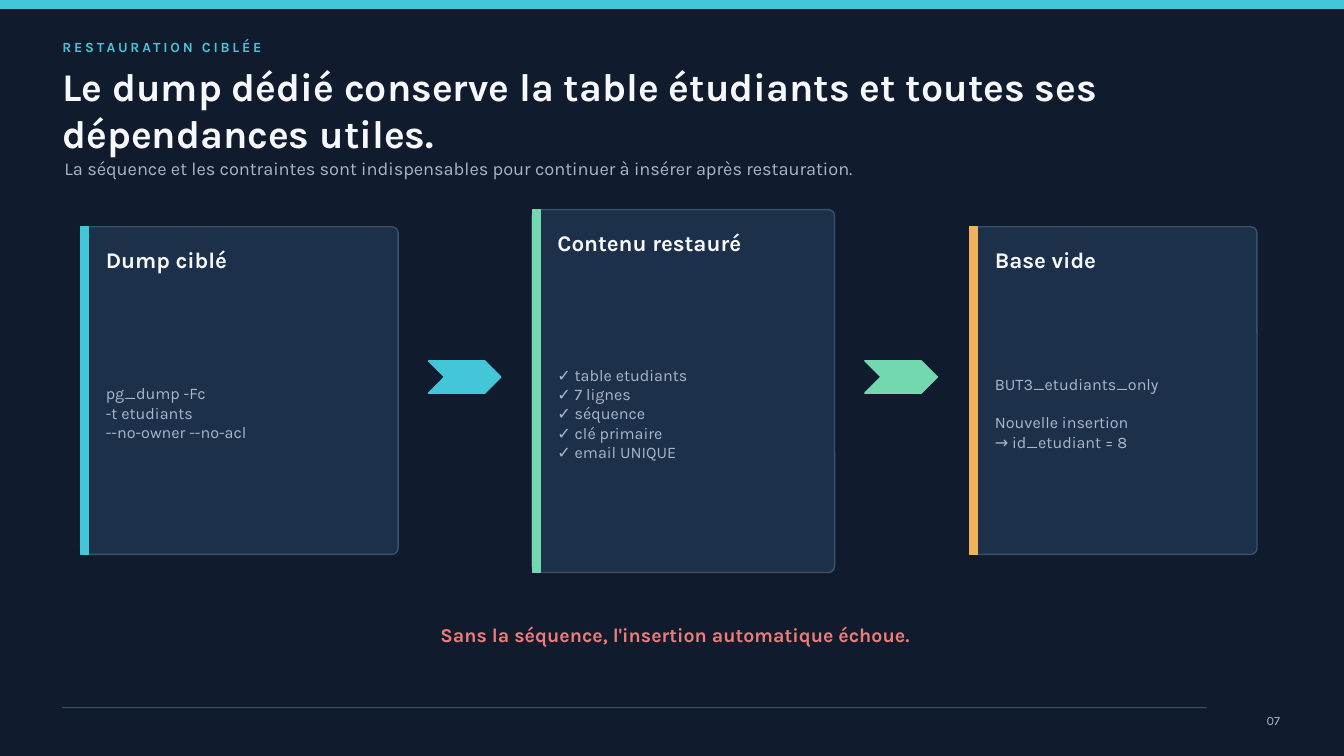
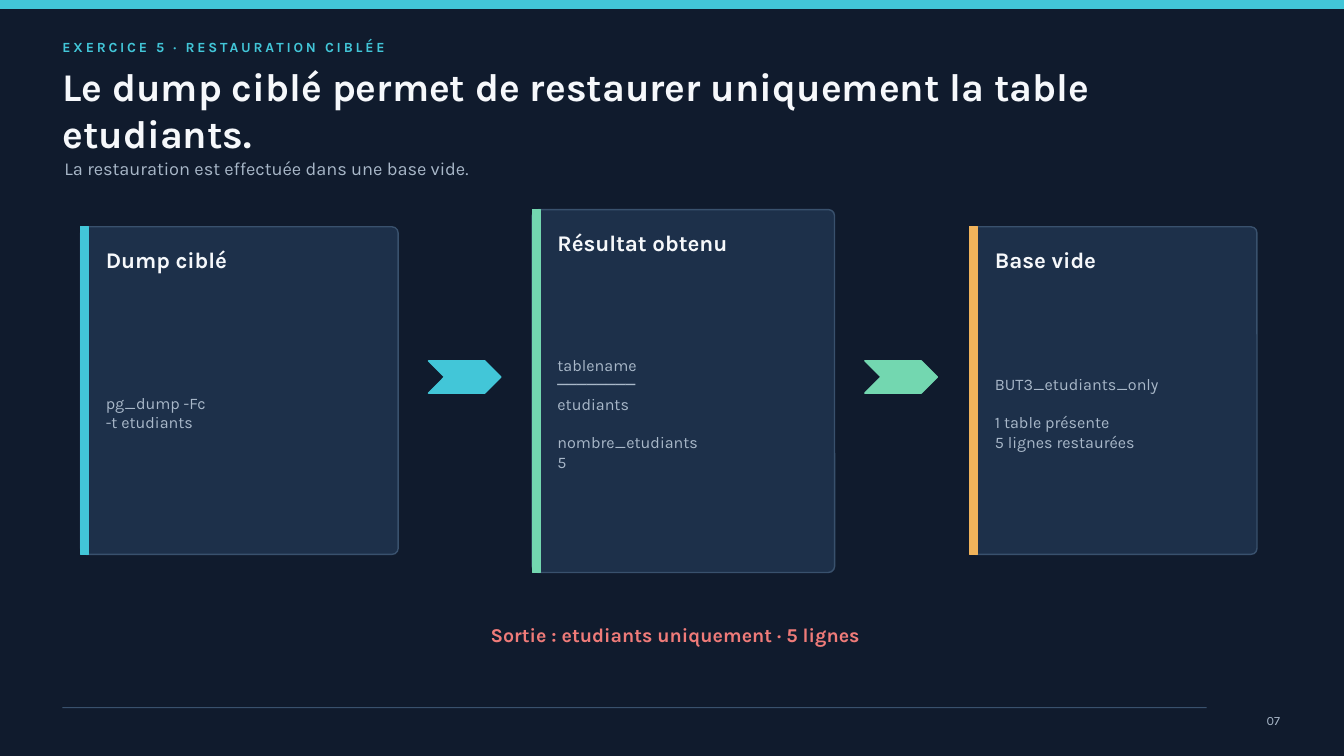
Before and after one commit to BornetFloryan/tp-postgresql, a slide deck: slide 7 of presentation/TP_PostgreSQL_Multilingue.pptx. Drawn at 1344x756 pixels with LibreOffice and Linux fonts; fonts in the diff are those of the drawing. Boxes give left, top, right and bottom in pixels: in the first picture for what was removed or moved away, otherwise in the second. Text is boxed around its words. In the diff, an @@ line names an element or a change of style, - is before the commit and + after.

```diff
--- a/presentation/TP_PostgreSQL_Multilingue.pptx
+++ b/presentation/TP_PostgreSQL_Multilingue.pptx
@@ text at [62, 39, 384, 52]: text changed @@
-RESTAURATION CIBLÉE
+EXERCICE 5 · RESTAURATION CIBLÉE
@@ text at [62, 70, 1089, 149]: text changed @@
-Le dump dédié conserve la table étudiants et toutes ses dépendances utiles.
+Le dump ciblé permet de restaurer uniquement la table etudiants.
@@ text at [64, 161, 469, 175]: text changed @@
-La séquence et les contraintes sont indispensables pour continuer à insérer après restauration.
+La restauration est effectuée dans une base vide.
@@ text at [557, 233, 727, 252]: text changed @@
-Contenu restauré
+Résultat obtenu
@@ text at [557, 360, 697, 468]: text changed @@
-✓ table etudiants
-✓ 7 lignes
-✓ séquence
-✓ clé primaire
-✓ email UNIQUE
+tablename
+────────
+etudiants
+nombre_etudiants
+5
@@ text at [995, 416, 1135, 452]: text changed @@
-Nouvelle insertion
-→ id_etudiant = 8
+1 table présente
+5 lignes restaurées
@@ text at [106, 427, 246, 438]: paragraph removed @@
---no-owner --no-acl
@@ text at [491, 628, 860, 647]: text changed @@
-Sans la séquence, l'insertion automatique échoue.
+Sortie : etudiants uniquement · 5 lignes
```
Also in this commit, not shown: 7 other slides changed, 12 other files.
